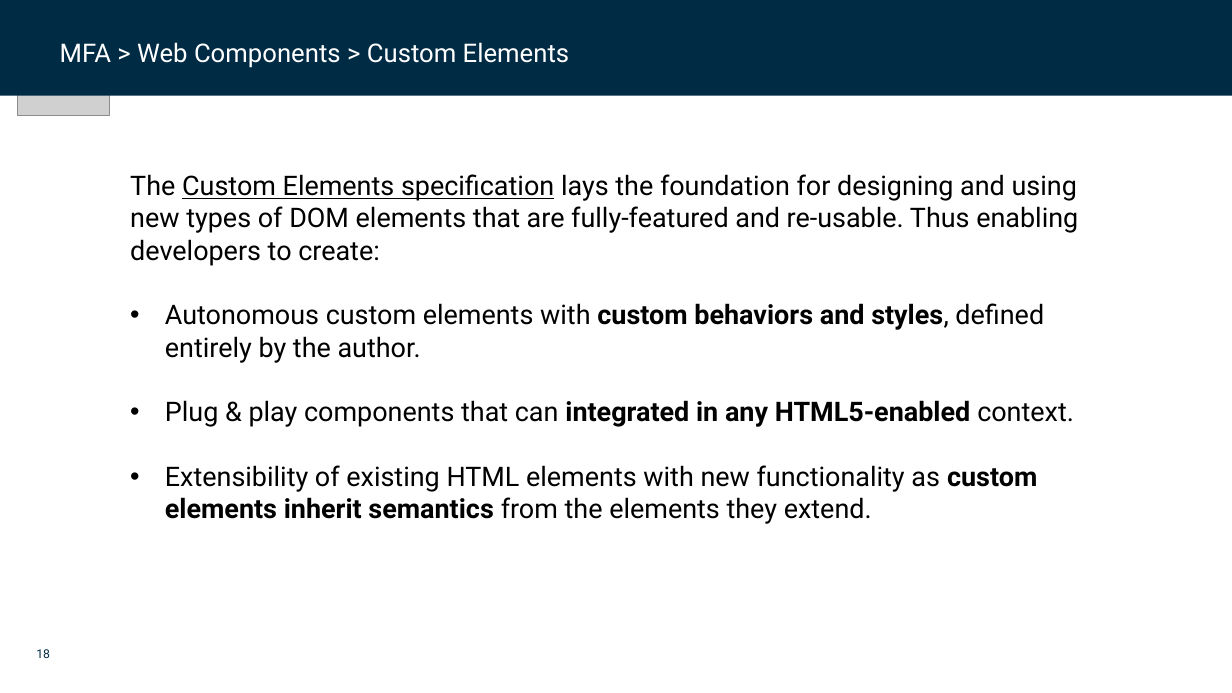
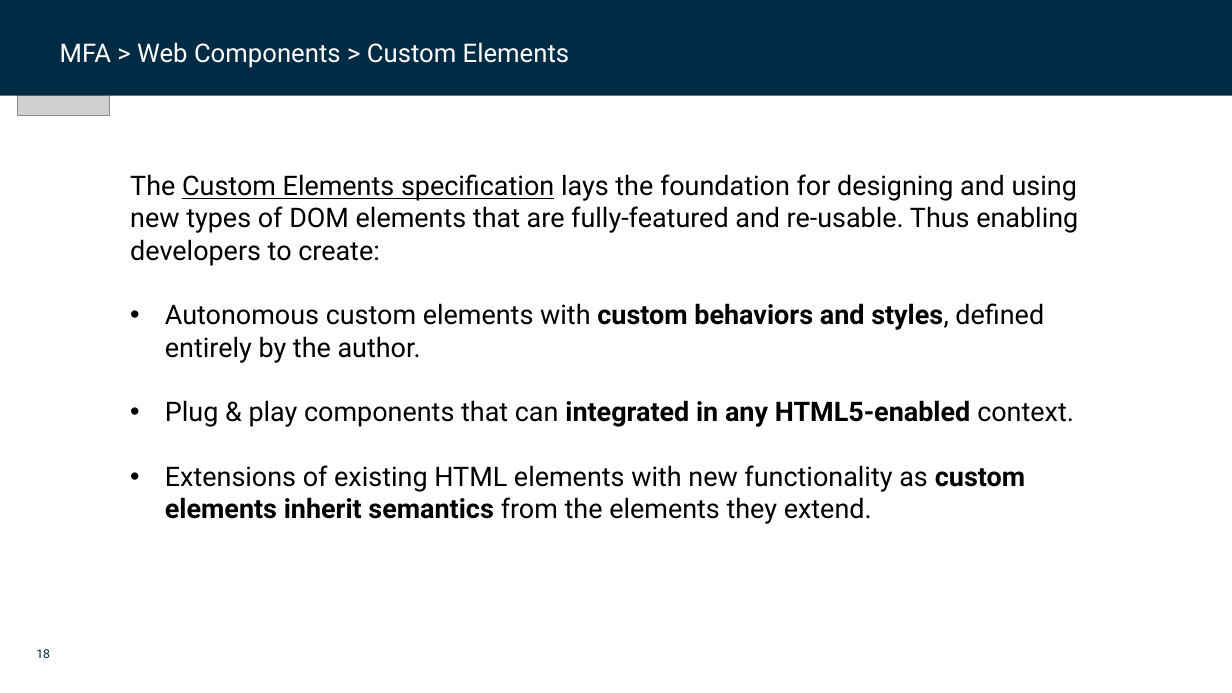
Before and after one commit to dfds/dojo, a slide deck: slide 18 of workshops/micro-frontend-architecture-deep-dive/micro_frontend_architecture_deep_dive.pptx. Drawn at 1232x693 pixels with LibreOffice and Linux fonts; fonts in the diff are those of the drawing; grey boxes stand for pictures; background and template pictures are left out. Boxes give left, top, right and bottom in pixels: in the first picture for what was removed or moved away, otherwise in the second. Text is boxed around its words. In the diff, an @@ line names an element or a change of style, - is before the commit and + after.

```diff
--- a/workshops/micro-frontend-architecture-deep-dive/micro_frontend_architecture_deep_dive.pptx
+++ b/workshops/micro-frontend-architecture-deep-dive/micro_frontend_architecture_deep_dive.pptx
@@ text at (x1=165, y1=465, x2=1025, y2=524): text changed @@
-• Extensibility of existing HTML elements with new functionality as custom elements inherit semantics from the elements they extend.
+• Extensions of existing HTML elements with new functionality as custom elements inherit semantics from the elements they extend.
```
Also in this commit, not shown: 16 other files.
